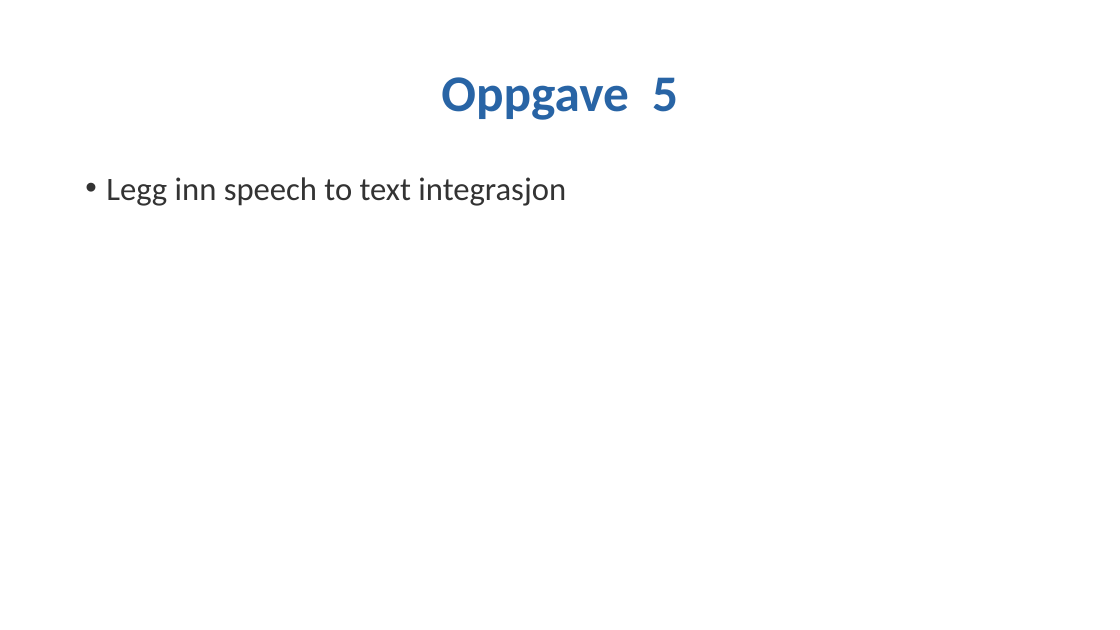
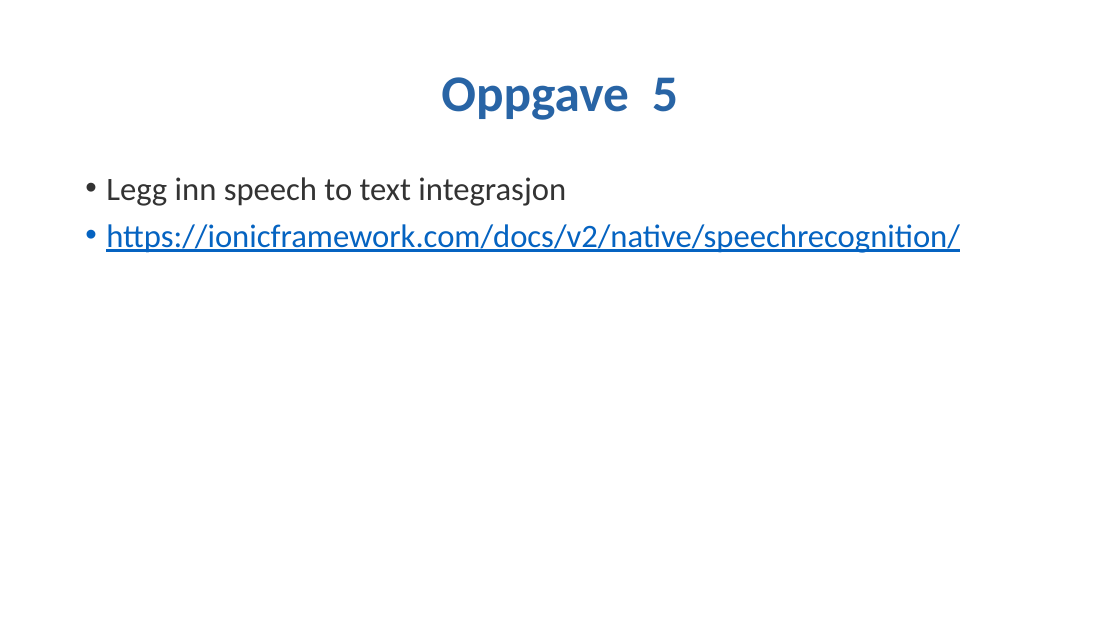
Before and after one commit to stiasta/foredrag, a slide deck: slide 21 of Ionic 2 workshop/Ionic 2 workshop.pptx. Drawn at 1120x630 pixels with LibreOffice and Linux fonts; fonts in the diff are those of the drawing; background and template pictures are left out. Boxes give left, top, right and bottom in pixels: in the first picture for what was removed or moved away, otherwise in the second. Text is boxed around its words. In the diff, an @@ line names an element or a change of style, - is before the commit and + after.

```diff
--- a/Ionic 2 workshop/Ionic 2 workshop.pptx
+++ b/Ionic 2 workshop/Ionic 2 workshop.pptx
@@ text at (106, 224, 960, 253): paragraph added @@
+• https://ionicframework.com/docs/v2/native/speechrecognition/
```
Also in this commit, not shown: 2 other slides changed, 6 slides added, 1 slide removed.
